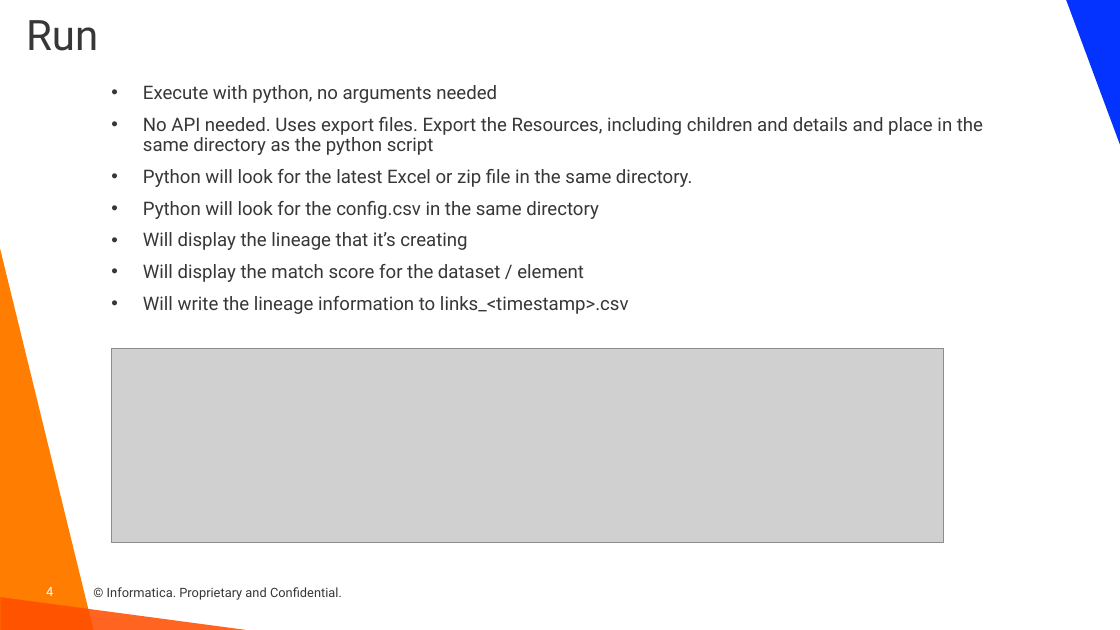
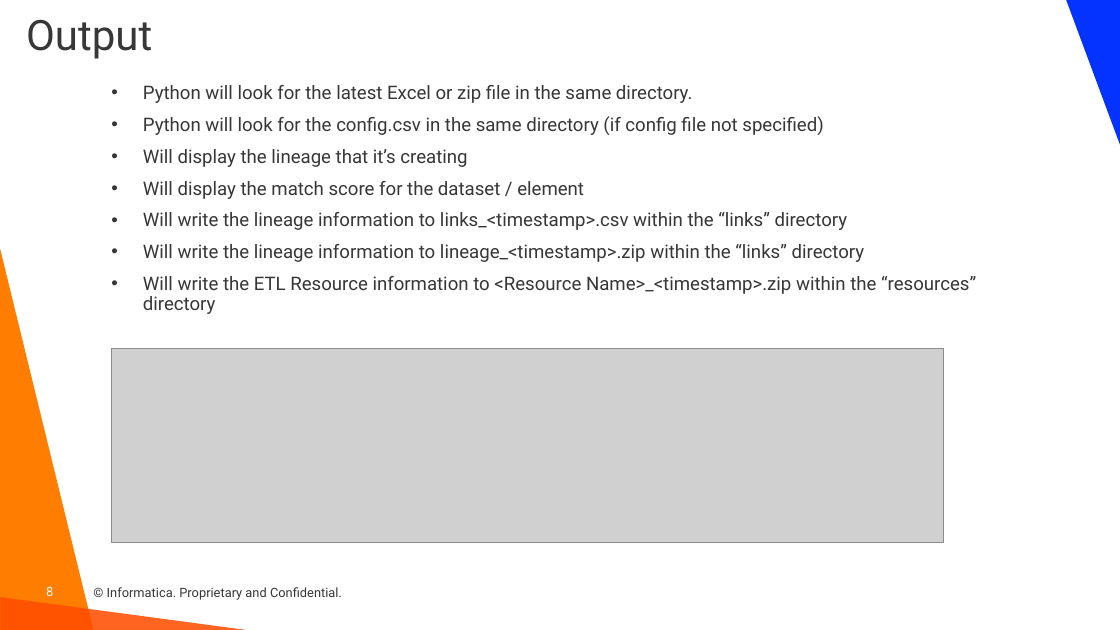
Before and after one commit to haystraw/Informatica_Custom_Lineage_Creator, a slide deck: slide 8 of Custom Lineage Creator.pptx (slide 4 before the commit). Drawn at 1120x630 pixels with LibreOffice and Linux fonts; fonts in the diff are those of the drawing; grey boxes stand for pictures; background and template pictures are left out. Boxes give left, top, right and bottom in pixels: in the first picture for what was removed or moved away, otherwise in the second. Text is boxed around its words. In the diff, an @@ line names an element or a change of style, - is before the commit and + after.

Commit message:
Updating script to include ETL logic

```diff
--- a/Custom Lineage Creator.pptx
+++ b/Custom Lineage Creator.pptx
@@ text at (26, 19, 152, 59): text changed @@
-Run
+Output
@@ text at (143, 85, 983, 155): paragraphs removed @@
-• Execute with python, no arguments needed
-• No API needed. Uses export files. Export the Resources, including children and details and place in the same directory as the python script
@@ text at (143, 116, 823, 135): text changed @@
-• Python will look for the config.csv in the same directory
+• Python will look for the config.csv in the same directory (if config file not specified)
@@ text at (143, 212, 976, 314): text changed @@
-• Will write the lineage information to links_<timestamp>.csv
+• Will write the lineage information to links_<timestamp>.csv within the “links” directory
+• Will write the lineage information to lineage_<timestamp>.zip within the “links” directory
+• Will write the ETL Resource information to <Resource Name>_<timestamp>.zip within the “resources” directory
@@ page number at (46, 586, 53, 596): text changed @@
-4
+8
```
Also in this commit, not shown: 4 slides added, 3 other files.
